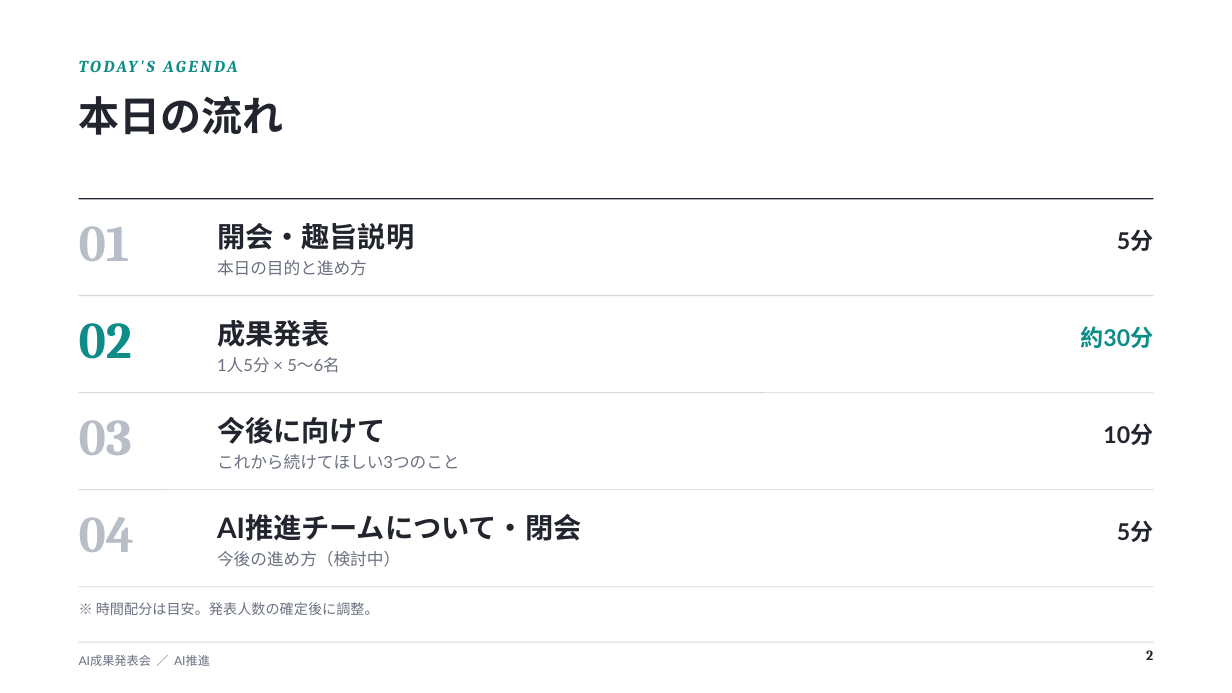
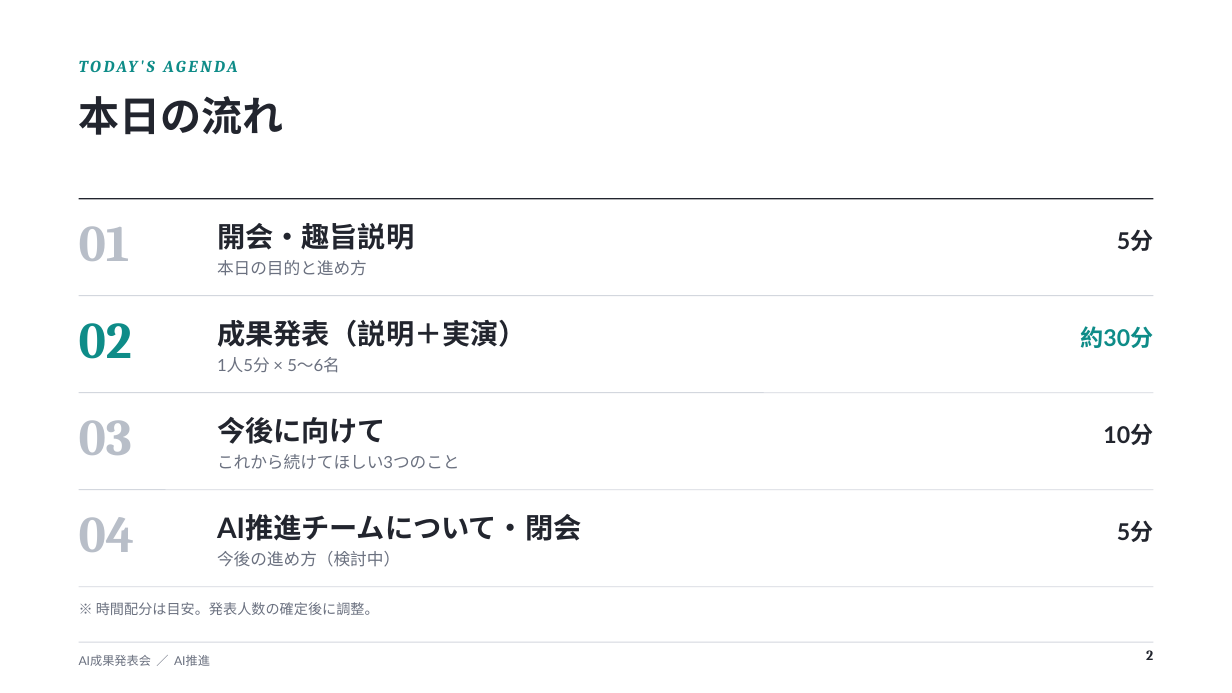
Before and after one commit to shinxgolf/shinxgolf.github.io, a slide deck: slide 2 of ai-presentation/AI成果発表会.pptx. Drawn at 1232x693 pixels with LibreOffice and Linux fonts; fonts in the diff are those of the drawing. Boxes give left, top, right and bottom in pixels: in the first picture for what was removed or moved away, otherwise in the second. Text is boxed around its words. In the diff, an @@ line names an element or a change of style, - is before the commit and + after.

```diff
--- a/ai-presentation/AI成果発表会.pptx
+++ b/ai-presentation/AI成果発表会.pptx
@@ text at (217, 320, 527, 347): text changed @@
-成果発表
+成果発表（説明＋実演）
```
Also in this commit, not shown: 3 other slides changed, 1 slide added, 6 slides removed.
